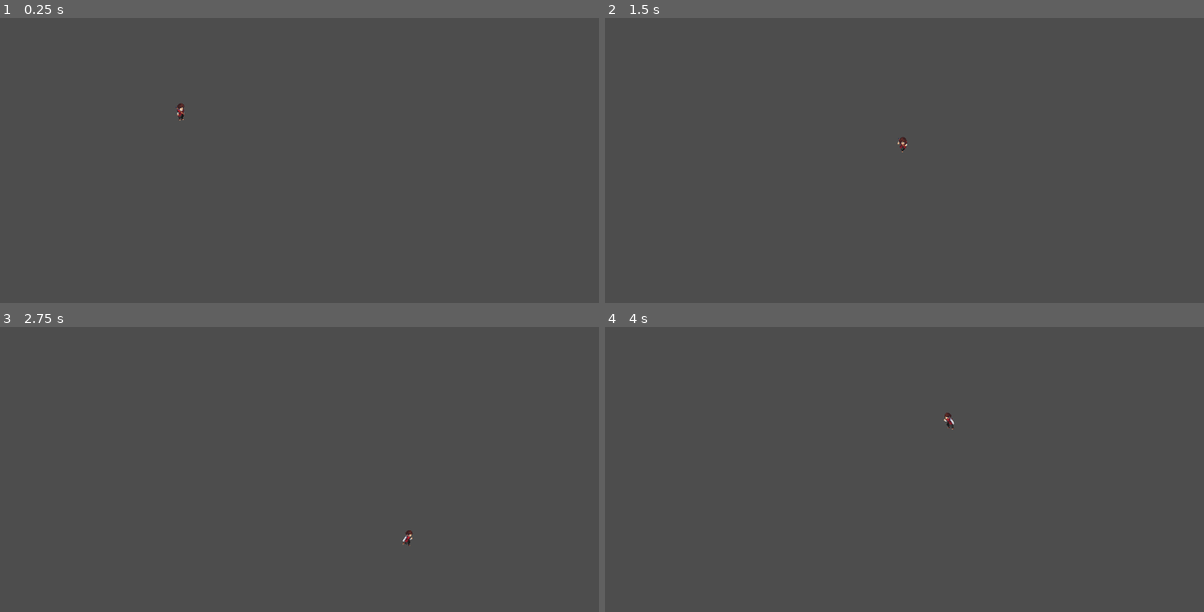
Above: before the commit, frames 1-4 (two rows, left to right).
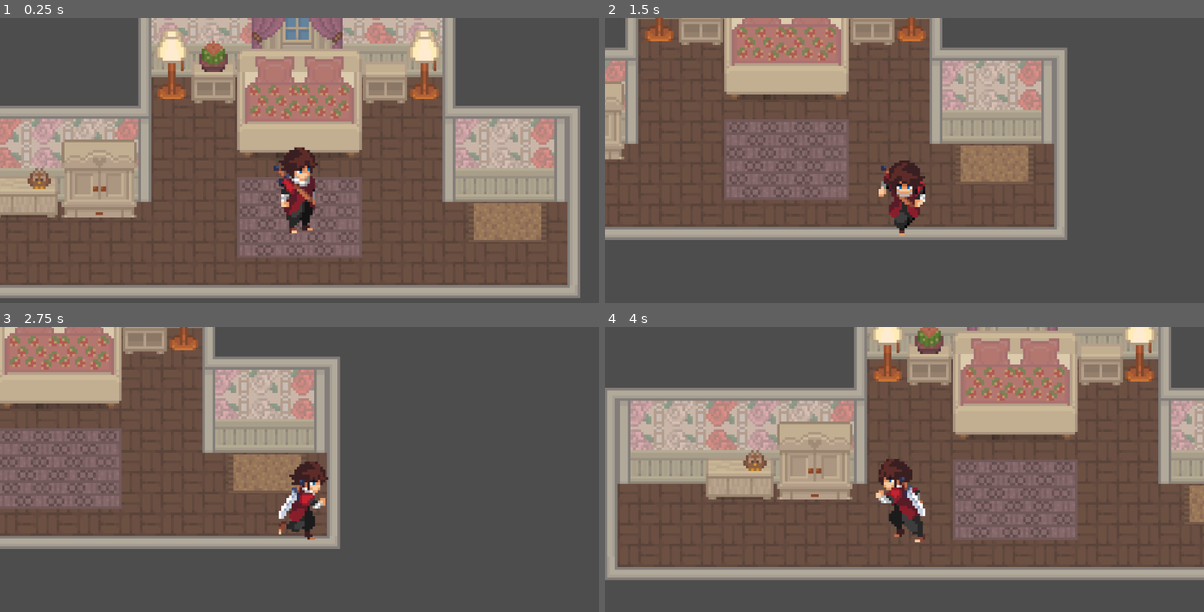
Above: after the commit, the same moments.

Repository: juacunha/rosa-e-margarida
Game: Godot game, scene res://Scenes/quarto.tscn
Two runs of this game, one before a commit and one after it. Both use one fixed random seed, a clock stepped at 60 frames per second and the inputs below. This scene is started directly instead of the project's main scene.
Inputs:
- Up to frame 1 (0.25 s): no input
- Up to frame 2 (1.5 s): hold D (right) 0.53-1.28 s; hold S (down) from 1.28 s (still down)
- Up to frame 3 (2.75 s): release S (down) at 2.03 s; hold D (right) from 2.03 s (still down)
- Up to frame 4 (4 s): release D (right) at 2.78 s; hold W (up) 2.78-3.53 s; hold Left (left) from 3.53 s (still down)

The runs differ from the first frame. In frame 1, 69% of the frame differs, in the area x 0-97%, y 0-99%; in frame 2, 48%; in frame 3, 36%; in frame 4, 66%.

Commit message:
Quarto montado, e ajuste de camera

Diff:
--- /dev/null
+++ b/Scenes/bedroom.tscn
@@ -0,0 +1,3 @@
+[gd_scene format=3 uid="uid://cqqasdemfeh0i"]
+
+[node name="bedroom" type="Node2D"]
--- a/Scenes/player.tscn
+++ b/Scenes/player.tscn
@@ -528,5 +528,8 @@
 sprite_frames = SubResource("SpriteFrames_5cld6")
 animation = &"walk_up"
 
+[node name="Camera2D" type="Camera2D" parent="."]
+zoom = Vector2(5, 5)
+
 [connection signal="body_entered" from="InteractableArea" to="." method="_on_interactable_area_body_entered"]
 [connection signal="body_exited" from="InteractableArea" to="." method="_on_interactable_area_body_exited"]
--- a/Scenes/quarto.tscn
+++ b/Scenes/quarto.tscn
@@ -1,13 +1,203 @@
-[gd_scene load_steps=3 format=3 uid="uid://q7a6nccqmh1i"]
+[gd_scene load_steps=23 format=3 uid="uid://q7a6nccqmh1i"]
 
 [ext_resource type="PackedScene" uid="uid://osy80j4wrwhi" path="res://Scenes/porta.tscn" id="1_10atf"]
 [ext_resource type="PackedScene" uid="uid://ccadisl0ugbyj" path="res://Scenes/player.tscn" id="1_uylpo"]
+[ext_resource type="Texture2D" uid="uid://dko6f10p43chu" path="res://Assets/Assets Casa/Assets Casa/Paredes/paredes quarto.png" id="1_ywv3x"]
+[ext_resource type="Texture2D" uid="uid://fqwmupmn6qy" path="res://Assets/Assets Casa/Assets Casa/Portas e Janelas/janela quarto.png" id="2_mklxq"]
+[ext_resource type="Texture2D" uid="uid://cic6jnmh80v6a" path="res://Assets/Assets Casa/Assets Casa/Móveis/Quarto/cama.png" id="3_t12d2"]
+[ext_resource type="Texture2D" uid="uid://cppno637b745t" path="res://Assets/Assets Casa/Assets Casa/Móveis/Quarto/bide.png" id="4_0l767"]
+[ext_resource type="Texture2D" uid="uid://b6kk7nvrs0kvk" path="res://Assets/Assets Casa/Assets Casa/Móveis/Quarto/cacto.png" id="5_a4krb"]
+[ext_resource type="Texture2D" uid="uid://dhepjaod7403k" path="res://Assets/Assets Casa/Assets Casa/Móveis/Quarto/abajur.png" id="6_ary4r"]
+[ext_resource type="Texture2D" uid="uid://dpcumc4wp85uq" path="res://Assets/Assets Casa/Assets Casa/Móveis/Quarto/comoda.png" id="7_qhsix"]
+[ext_resource type="Texture2D" uid="uid://ccfavfv2wqdj" path="res://Assets/Assets Casa/Assets Casa/Móveis/Quarto/guarda roupa.png" id="8_3o3ll"]
+[ext_resource type="Texture2D" uid="uid://ce2krmc23f2x2" path="res://Assets/Assets Casa/Assets Casa/Móveis/Quarto/coruja.png" id="9_p3oxi"]
+[ext_resource type="Texture2D" uid="uid://cb4teeugn06t0" path="res://Assets/Assets Casa/Assets Casa/Móveis/Quarto/tapete grande.png" id="10_0cvhf"]
+[ext_resource type="Texture2D" uid="uid://c5bi4jphgxe4l" path="res://Assets/Assets Casa/Assets Casa/Móveis/Quarto/tapete pequeno.png" id="11_60ca0"]
+
+[sub_resource type="RectangleShape2D" id="RectangleShape2D_ywv3x"]
+size = Vector2(66.539, 13.529)
+
+[sub_resource type="RectangleShape2D" id="RectangleShape2D_mklxq"]
+size = Vector2(58.7221, 17.6744)
+
+[sub_resource type="RectangleShape2D" id="RectangleShape2D_t12d2"]
+size = Vector2(145.077, 1.70916)
+
+[sub_resource type="RectangleShape2D" id="RectangleShape2D_0l767"]
+size = Vector2(2.72701, 12.4321)
+
+[sub_resource type="RectangleShape2D" id="RectangleShape2D_fmmut"]
+size = Vector2(48, 42)
+
+[sub_resource type="RectangleShape2D" id="RectangleShape2D_4qkk2"]
+size = Vector2(18, 16)
+
+[sub_resource type="RectangleShape2D" id="RectangleShape2D_fgh3r"]
+size = Vector2(14, 28)
+
+[sub_resource type="RectangleShape2D" id="RectangleShape2D_a4krb"]
+size = Vector2(26, 16)
+
+[sub_resource type="RectangleShape2D" id="RectangleShape2D_2wc1b"]
+size = Vector2(30.5, 30.5)
 
 [node name="Quarto" type="Node2D"]
+position = Vector2(219, 200)
 
 [node name="ChaoeParedes" type="Node2D" parent="."]
 
+[node name="StaticBody2D" type="StaticBody2D" parent="ChaoeParedes"]
+
+[node name="Sprite2D" type="Sprite2D" parent="ChaoeParedes/StaticBody2D"]
+texture_filter = 1
+position = Vector2(331, 107)
+texture = ExtResource("1_ywv3x")
+
+[node name="CollisionShape2D" type="CollisionShape2D" parent="ChaoeParedes/StaticBody2D"]
+position = Vector2(355, 64.5)
+scale = Vector2(1.8517, 2.75223)
+shape = SubResource("RectangleShape2D_ywv3x")
+
+[node name="CollisionShape2D2" type="CollisionShape2D" parent="ChaoeParedes/StaticBody2D"]
+position = Vector2(465.166, 107.169)
+scale = Vector2(1.83351, 2.73487)
+shape = SubResource("RectangleShape2D_mklxq")
+
+[node name="CollisionShape2D3" type="CollisionShape2D" parent="ChaoeParedes/StaticBody2D"]
+position = Vector2(246, 107)
+scale = Vector2(1.83351, 2.73487)
+shape = SubResource("RectangleShape2D_mklxq")
+
+[node name="CollisionShape2D4" type="CollisionShape2D" parent="ChaoeParedes/StaticBody2D"]
+position = Vector2(331, 165.663)
+scale = Vector2(1.83351, 2.73487)
+shape = SubResource("RectangleShape2D_t12d2")
+
+[node name="CollisionShape2D5" type="CollisionShape2D" parent="ChaoeParedes/StaticBody2D"]
+position = Vector2(200.5, 147)
+scale = Vector2(1.83351, 2.73487)
+shape = SubResource("RectangleShape2D_0l767")
+
+[node name="CollisionShape2D6" type="CollisionShape2D" parent="ChaoeParedes/StaticBody2D"]
+position = Vector2(461, 147)
+scale = Vector2(1.83351, 2.73487)
+shape = SubResource("RectangleShape2D_0l767")
+
 [node name="Objetos" type="Node2D" parent="."]
+
+[node name="janela" type="StaticBody2D" parent="Objetos"]
+position = Vector2(-1, 0)
+
+[node name="Sprite2D" type="Sprite2D" parent="Objetos/janela"]
+texture_filter = 1
+position = Vector2(356, 72)
+texture = ExtResource("2_mklxq")
+
+[node name="cama" type="StaticBody2D" parent="Objetos"]
+
+[node name="Sprite2D" type="Sprite2D" parent="Objetos/cama"]
+texture_filter = 1
+position = Vector2(356, 93)
+texture = ExtResource("3_t12d2")
+
+[node name="CollisionShape2D" type="CollisionShape2D" parent="Objetos/cama"]
+position = Vector2(356, 93)
+shape = SubResource("RectangleShape2D_fmmut")
+
+[node name="bide 1" type="StaticBody2D" parent="Objetos"]
+
+[node name="Sprite2D" type="Sprite2D" parent="Objetos/bide 1"]
+texture_filter = 1
+position = Vector2(323, 85)
+texture = ExtResource("4_0l767")
+
+[node name="CollisionShape2D" type="CollisionShape2D" parent="Objetos/bide 1"]
+position = Vector2(323, 85)
+shape = SubResource("RectangleShape2D_4qkk2")
+
+[node name="bide 2" type="StaticBody2D" parent="Objetos"]
+position = Vector2(66, 0)
+
+[node name="Sprite2D" type="Sprite2D" parent="Objetos/bide 2"]
+texture_filter = 1
+position = Vector2(323, 85)
+texture = ExtResource("4_0l767")
+
+[node name="CollisionShape2D" type="CollisionShape2D" parent="Objetos/bide 2"]
+position = Vector2(323, 85)
+shape = SubResource("RectangleShape2D_4qkk2")
+
+[node name="cacto" type="StaticBody2D" parent="Objetos"]
+
+[node name="Sprite2D" type="Sprite2D" parent="Objetos/cacto"]
+texture_filter = 1
+position = Vector2(323, 75)
+texture = ExtResource("5_a4krb")
+
+[node name="abajur 1" type="StaticBody2D" parent="Objetos"]
+
+[node name="Sprite2D" type="Sprite2D" parent="Objetos/abajur 1"]
+texture_filter = 1
+position = Vector2(307, 78)
+texture = ExtResource("6_ary4r")
+
+[node name="CollisionShape2D" type="CollisionShape2D" parent="Objetos/abajur 1"]
+position = Vector2(307, 78)
+shape = SubResource("RectangleShape2D_fgh3r")
+
+[node name="abajur 2" type="StaticBody2D" parent="Objetos"]
+position = Vector2(97, 0)
+
+[node name="Sprite2D" type="Sprite2D" parent="Objetos/abajur 2"]
+texture_filter = 1
+position = Vector2(307, 78)
+texture = ExtResource("6_ary4r")
+
+[node name="CollisionShape2D" type="CollisionShape2D" parent="Objetos/abajur 2"]
+position = Vector2(307, 78)
+shape = SubResource("RectangleShape2D_fgh3r")
+
+[node name="comoda" type="StaticBody2D" parent="Objetos"]
+position = Vector2(-4, 0)
+
+[node name="Sprite2D" type="Sprite2D" parent="Objetos/comoda"]
+texture_filter = 1
+position = Vector2(254, 129)
+texture = ExtResource("7_qhsix")
+
+[node name="CollisionShape2D" type="CollisionShape2D" parent="Objetos/comoda"]
+position = Vector2(254, 129)
+shape = SubResource("RectangleShape2D_a4krb")
+
+[node name="guarda roupa" type="StaticBody2D" parent="Objetos"]
+position = Vector2(-4, 0)
+
+[node name="Sprite2D" type="Sprite2D" parent="Objetos/guarda roupa"]
+texture_filter = 1
+position = Vector2(283, 122)
+texture = ExtResource("8_3o3ll")
+
+[node name="CollisionShape2D" type="CollisionShape2D" parent="Objetos/guarda roupa"]
+position = Vector2(282.75, 122.25)
+shape = SubResource("RectangleShape2D_2wc1b")
+
+[node name="coruja" type="StaticBody2D" parent="Objetos"]
+position = Vector2(-1, 0)
+
+[node name="Sprite2D" type="Sprite2D" parent="Objetos/coruja"]
+texture_filter = 1
+position = Vector2(257, 122)
+texture = ExtResource("9_p3oxi")
+
+[node name="tapete 1" type="Sprite2D" parent="Objetos"]
+texture_filter = 1
+position = Vector2(356, 137)
+texture = ExtResource("10_0cvhf")
+
+[node name="tapete 2" type="Sprite2D" parent="Objetos"]
+texture_filter = 1
+position = Vector2(436, 139)
+texture = ExtResource("11_60ca0")
 
 [node name="Portas" type="Node2D" parent="."]
 
@@ -17,5 +207,5 @@
 [node name="Audios" type="Node" parent="."]
 
 [node name="Player" parent="." instance=ExtResource("1_uylpo")]
-position = Vector2(348, 179)
+position = Vector2(356, 125)
 speed = 300.0
--- a/icon.svg
+++ /dev/null
@@ -1 +0,0 @@
-<svg xmlns="http://www.w3.org/2000/svg" width="128" height="128"><rect width="124" height="124" x="2" y="2" fill="#363d52" stroke="#212532" stroke-width="4" rx="14"/><g fill="#fff" transform="translate(12.322 12.322)scale(.101)"><path d="M105 673v33q407 354 814 0v-33z"/><path fill="#478cbf" d="m105 673 152 14q12 1 15 14l4 67 132 10 8-61q2-11 15-15h162q13 4 15 15l8 61 132-10 4-67q3-13 15-14l152-14V427q30-39 56-81-35-59-83-108-43 20-82 47-40-37-88-64 7-51 8-102-59-28-123-42-26 43-46 89-49-7-98 0-20-46-46-89-64 14-123 42 1 51 8 102-48 27-88 64-39-27-82-47-48 49-83 108 26 42 56 81zm0 33v39c0 276 813 276 814 0v-39l-134 12-5 69q-2 10-14 13l-162 11q-12 0-16-11l-10-65H446l-10 65q-4 11-16 11l-162-11q-12-3-14-13l-5-69z"/><path d="M483 600c0 34 58 34 58 0v-86c0-34-58-34-58 0z"/><circle cx="725" cy="526" r="90"/><circle cx="299" cy="526" r="90"/></g><g fill="#414042" transform="translate(12.322 12.322)scale(.101)"><circle cx="307" cy="532" r="60"/><circle cx="717" cy="532" r="60"/></g></svg>
--- a/project.godot
+++ b/project.godot
@@ -13,7 +13,6 @@
 config/name="Rosa-e-Margarida"
 run/main_scene="uid://dry5f677xv3pr"
 config/features=PackedStringArray("4.4", "GL Compatibility")
-config/icon="res://icon.svg"
 
 [autoload]
 
Binary file added: Assets/Assets Casa/Assets Casa/Interagíveis/bonsai brilhando-Sheet.png
Not shown, added: Assets/Assets Casa/Assets Casa/Interagíveis/bonsai brilhando-Sheet.png.import
Binary file added: Assets/Assets Casa/Assets Casa/Interagíveis/bonsai.png
Not shown, added: Assets/Assets Casa/Assets Casa/Interagíveis/bonsai.png.import
Binary file added: Assets/Assets Casa/Assets Casa/Interagíveis/cafeteira brilhando-Sheet.png
Not shown, added: Assets/Assets Casa/Assets Casa/Interagíveis/cafeteira brilhando-Sheet.png.import
Binary file added: Assets/Assets Casa/Assets Casa/Interagíveis/cafeteira.png
Not shown, added: Assets/Assets Casa/Assets Casa/Interagíveis/cafeteira.png.import
Binary file added: Assets/Assets Casa/Assets Casa/Interagíveis/carta brilhando-Sheet.png
Not shown, added: Assets/Assets Casa/Assets Casa/Interagíveis/carta brilhando-Sheet.png.import
Binary file added: Assets/Assets Casa/Assets Casa/Interagíveis/carta.png
Not shown, added: Assets/Assets Casa/Assets Casa/Interagíveis/carta.png.import
(and 183 more such lines)
